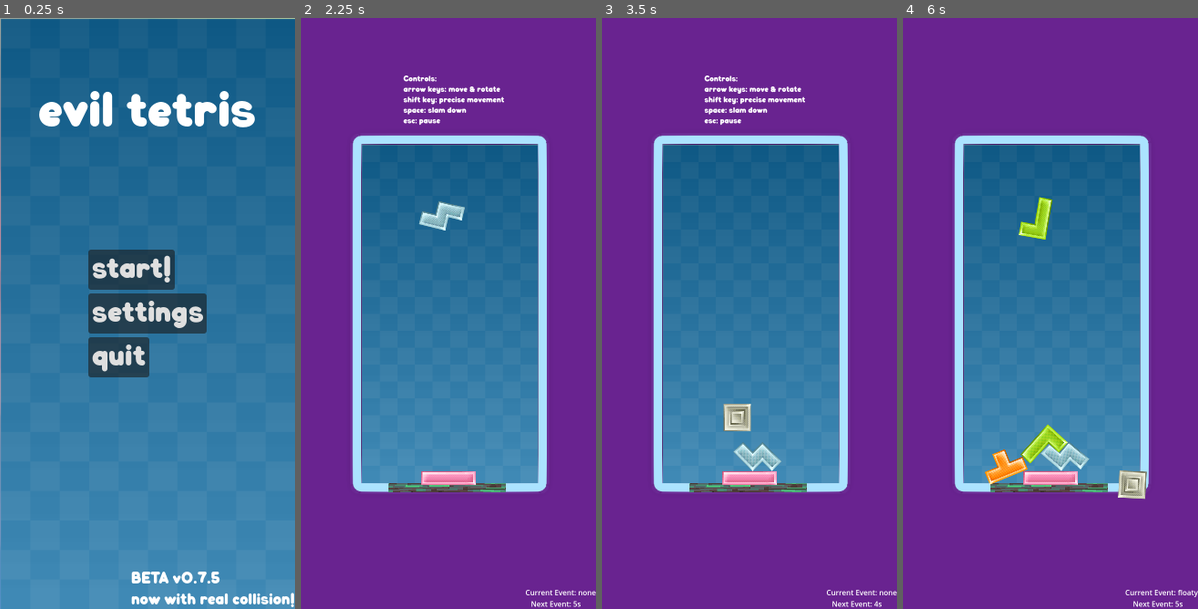
Above: before the commit, frames 1-4 (left to right).
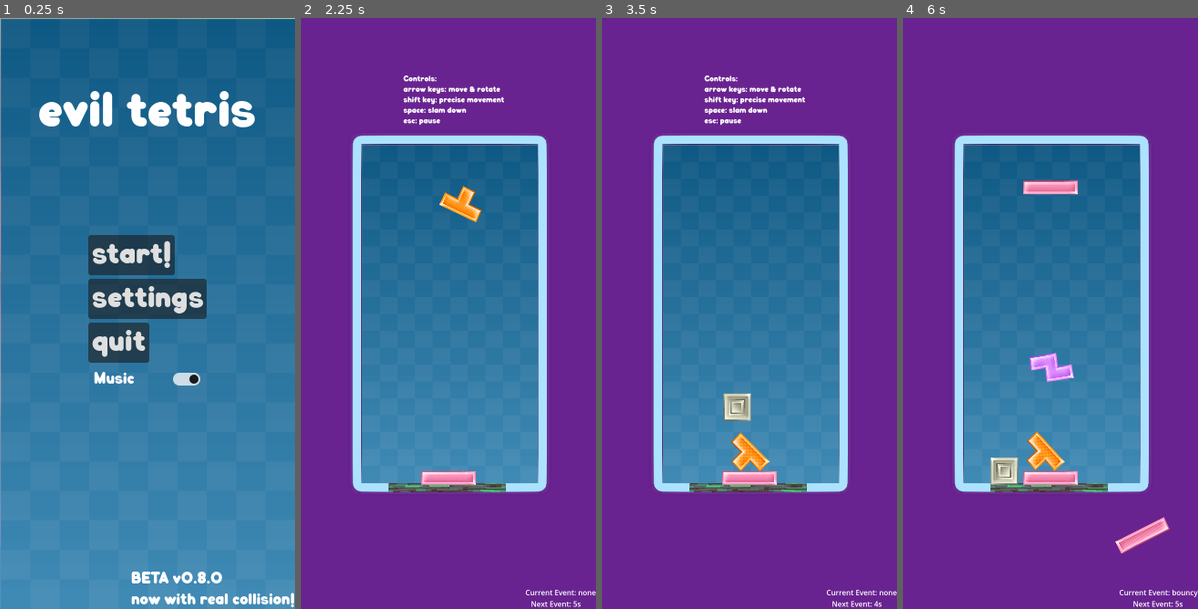
Above: after the commit, the same moments.

Repository: lpuv/evil-tetris
Game: Godot game, scene res://scenes/start_ui.tscn
Same seed, same stepped clock (60 frames per second), same inputs: the game is played once before the commit and once after it.
Inputs:
- Up to frame 1 (0.25 s): no input
- Up to frame 2 (2.25 s): click "start!" at 0.5 s; hold Up (up) from 1.28 s (still down); tap Space (space) at 1.35, 2.1 s
- Up to frame 3 (3.5 s): release Up (up) at 2.78 s; hold Left (left) from 2.78 s (still down); tap Space (space) at 2.85 s
- Up to frame 4 (6 s): tap Space (space) every 0.75 s from 3.6 to 5.85 s; release Left (left) at 4.28 s; hold Down (down) 4.28-5.03 s; hold Right (right) 5.03-5.78 s; hold Up (up) from 5.78 s (still down)

The runs differ from the first frame. In frame 1, 5.6% of the frame differs, in the area x 29-76%, y 36-96%; in frame 2, 0.8%; in frame 3, 1.1%; in frame 4, 4.0%.

Commit message:
v0.8.0: music

Diff:
--- a/project/scenes/start_ui.tscn
+++ b/project/scenes/start_ui.tscn
@@ -57,6 +57,12 @@
 theme_override_font_sizes/font_size = 30
 text = "quit"
 
+[node name="do_music" type="CheckButton" parent="MarginContainer/VBoxContainer"]
+layout_mode = 2
+theme_override_fonts/font = ExtResource("2_yxax6")
+button_pressed = true
+text = "Music"
+
 [node name="Label" type="Label" parent="."]
 layout_mode = 1
 anchors_preset = -1
@@ -82,7 +88,7 @@
 grow_horizontal = 0
 grow_vertical = 0
 theme_override_fonts/font = ExtResource("2_yxax6")
-text = "BETA v0.7.5
+text = "BETA v0.8.0
 now with real collision!"
 
 [connection signal="pressed" from="MarginContainer/VBoxContainer/Start" to="." method="_on_start_pressed"]
--- a/project/scripts/blocklogic.gd
+++ b/project/scripts/blocklogic.gd
@@ -32,7 +32,6 @@
 # handle rotation logic
 func _integrate_forces(state):
 	if Input.is_action_just_pressed("up") and (is_controllable or is_rotating_chaos):
-		print("rotating")
 		rotate(PI*0.5)
 
 	if Input.is_action_just_pressed("down") and (is_controllable or is_rotating_chaos):
--- a/project/scripts/main.gd
+++ b/project/scripts/main.gd
@@ -17,6 +17,9 @@
 var is_rotating_chaos = false
 var is_random_gravity = false
 var is_fast_gravity = false
+
+var music_player: AudioStreamPlayer
+
 
 
 func get_visible_children_count() -> int:
@@ -48,7 +51,6 @@
 
 	# chaos
 	if is_not_colliding:
-		print("disabling collision")
 		body.set_collision_layer_value(1, false)
 		body.set_collision_layer_value(2, false)
 		body.set_collision_mask_value(1, false)
@@ -87,6 +89,30 @@
 	bouncyMaterial.bounce = 1
 	frictionMaterial.friction = 1
 
+
+	# Create AudioStreamPlayer if it doesn't exist
+	music_player = AudioStreamPlayer.new()
+	add_child(music_player)
+
+	if Shared.do_music:
+		# Play a random song
+		play_random_song()
+
+		music_player.connect("finished", Callable(self, "_on_audio_finished"))
+
+func _on_audio_finished():
+	play_random_song()
+
+func play_random_song():
+	# Choose a random file from the array
+	var random_file = Shared.audio_files[rng.randi() % Shared.audio_files.size()]
+
+	# Load the audio file
+	var audio_stream = load("res://music/" + random_file)
+	if audio_stream:
+		music_player.stream = audio_stream
+		music_player.play()
+
 func _process(_delta: float) -> void:
 	if current_piece.get_node("RigidBody2D").get_meta("to_delete") == true:
 		current_piece.queue_free()
@@ -95,7 +121,6 @@
 	print("time to spawn")
 	spawn_piece()
 
-	print(get_visible_children_count())
 
 
 
@@ -142,19 +167,16 @@
 		for child in get_children():
 			for child_child in child.get_children():
 				if child_child is RigidBody2D:
-					print("downwards force on " + child_child.name)
 					child_child.apply_force(Vector2(0, 1000))
 	elif event == "randomforce":
 		for child in get_children():
 			for child_child in child.get_children():
 				if child_child is RigidBody2D:
-					print("random force on " + child_child.name)
 					child_child.apply_force(Vector2(randi_range(-10000, 10000), randi_range(-10000, 10000)))
 	elif event == "friction":
 		for child in get_children():
 			for child_child in child.get_children():
 				if child_child is RigidBody2D:
-					print("friction on " + child_child.name)
 					child_child.physics_material_override = frictionMaterial
 	elif event == "randomcenterofmass":
 		current_piece.get_node("RigidBody2D").center_of_mass_mode = RigidBody2D.CenterOfMassMode.CENTER_OF_MASS_MODE_CUSTOM
@@ -189,8 +211,6 @@
 func _on_event_timer_timeout() -> void:
 	is_rotating_chaos = false
 	for child in get_children():
-			print("to rotate: " + str(child))
-			for child_child in child.get_children():
-				if child_child is RigidBody2D:
-					print("rotating chaos")
+			for child_child in child.get_children():
+				if child_child is RigidBody2D:
 					child_child.is_rotating_chaos = false
--- a/project/scripts/shared.gd
+++ b/project/scripts/shared.gd
@@ -17,6 +17,16 @@
 
 	return selected_children
 
+var do_music = true
+
+var audio_files = [
+	"8bit.mp3", "abberall.mp3", "brass.mp3", "chiptune.mp3",
+	"creepy.mp3", "dubstep.mp3", "entraceremix.mp3", "entryremix2.mp3",
+	"killer.mp3", "letsplay.mp3", "lofi.mp3", "musicbox.mp3",
+	"proteus.mp3", "ragtime.mp3", "remix.mp3", "strings.mp3",
+	"tech.mp3", "techno.mp3", "thebest.mp3", "trap.mp3",
+	"trap2.mp3", "windowsxp.mp3"
+]
 
 var CHAOS_EVENTS = [
 	"nocollision",
--- a/project/scripts/start_ui.gd
+++ b/project/scripts/start_ui.gd
@@ -2,6 +2,7 @@
 
 
 func _on_start_pressed() -> void:
+	Shared.do_music = $MarginContainer/VBoxContainer/do_music.button_pressed
 	get_tree().change_scene_to_file("res://scenes/main.tscn")
 
 
Not shown, added: project/music/8bit.mp3.import
Not shown, added: project/music/abberall.mp3.import
Not shown, added: project/music/brass.mp3.import
Not shown, added: project/music/chiptune.mp3.import
Not shown, added: project/music/creepy.mp3.import
Not shown, added: project/music/dubstep.mp3.import
Not shown, added: project/music/entraceremix.mp3.import
Not shown, added: project/music/entryremix2.mp3.import
Not shown, added: project/music/killer.mp3.import
Not shown, added: project/music/letsplay.mp3.import
Not shown, added: project/music/lofi.mp3.import
Not shown, added: project/music/musicbox.mp3.import
(and 32 more such lines)
